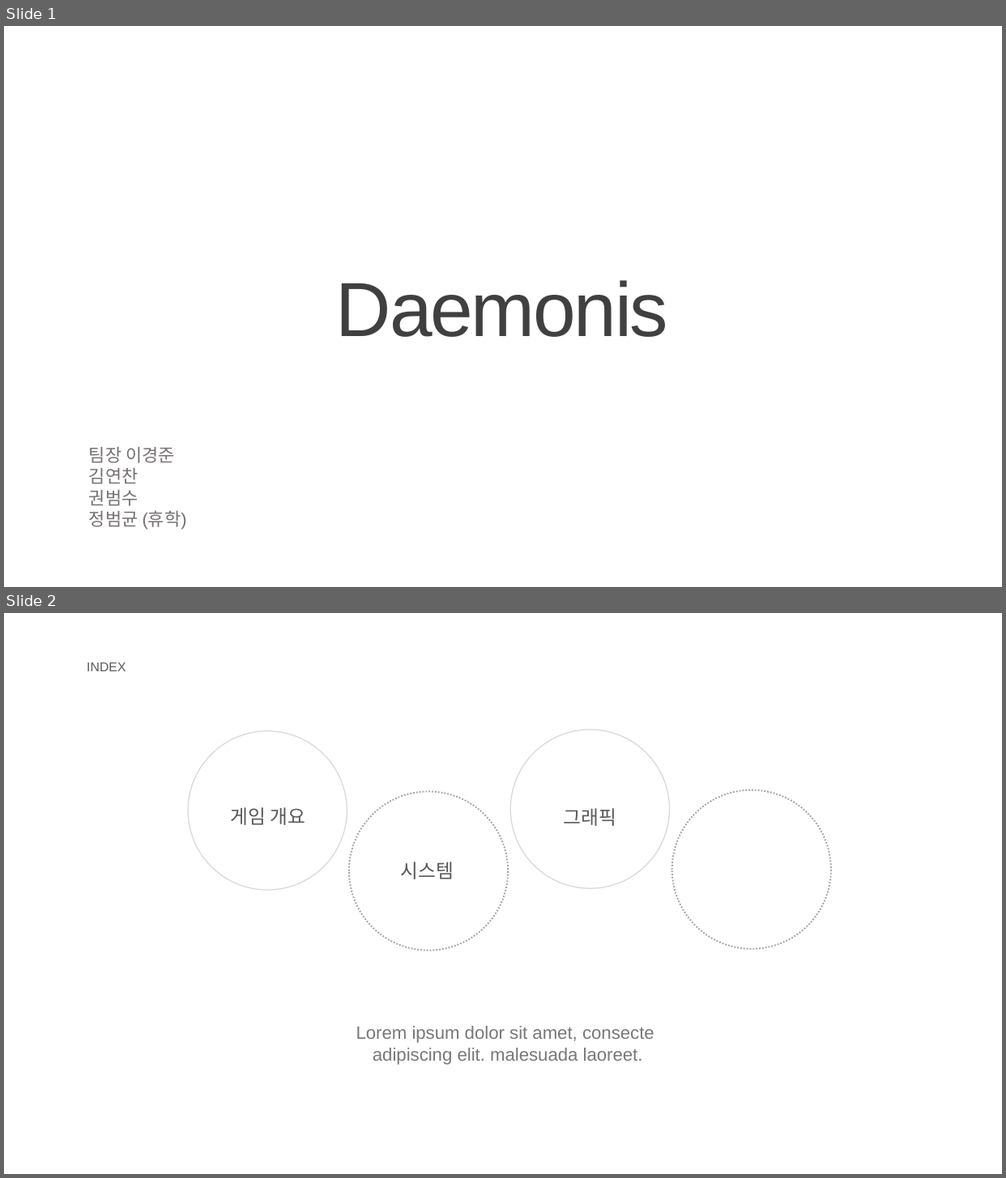
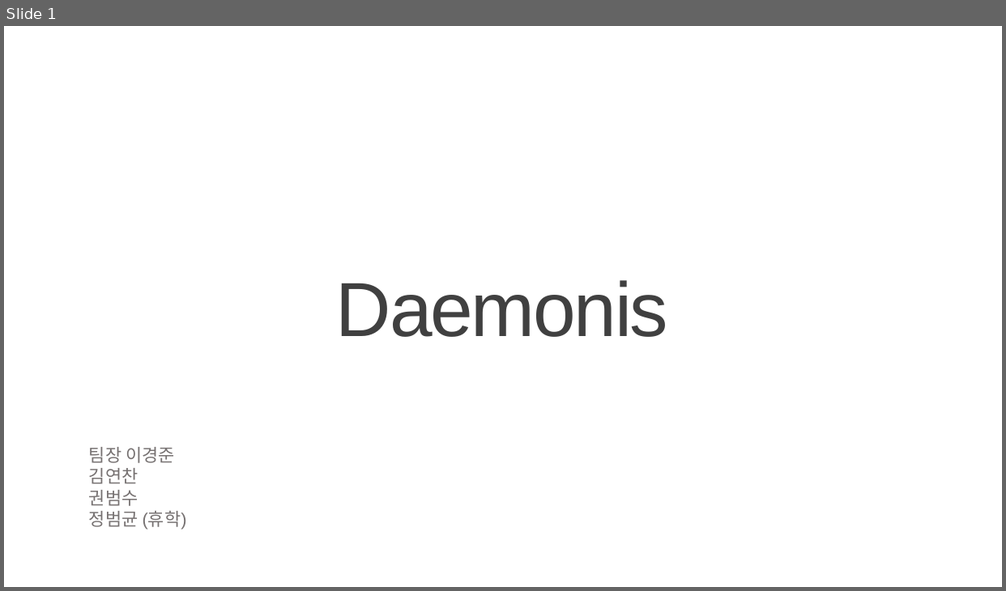
Before and after one commit to KJGoody/Daemonis, a slide deck: Deamonis(데모니스) 기획서/Daemonis PPT.pptx. Shown one above the other, each under a label of ours: slides 1 and 2 before the commit, slide 1 after it. The pictures are 1006x1178 and 1006x591 pixels, drawn with LibreOffice and Linux fonts; fonts in the diff are those of the drawing; background and template pictures are left out. Boxes give left, top, right and bottom in pixels: in the first picture for what was removed or moved away, otherwise in the second. Text is boxed around its words. In the diff, an @@ line names an element or a change of style, - is before the commit and + after.

```diff
--- a/Deamonis(데모니스) 기획서/Daemonis PPT.pptx
+++ b/Deamonis(데모니스) 기획서/Daemonis PPT.pptx
@@ slide 2 removed at (4,613,1002,1174), background picture (left out) @@
@@ text removed at (87,662,126,671) @@
-INDEX
@@ ellipse removed at (188,731,347,890) @@
@@ ellipse removed at (511,730,670,888) @@
@@ ellipse removed at (349,792,508,951) @@
@@ ellipse removed at (672,790,831,949) @@
@@ text removed at (231,807,306,825) @@
-게임 개요
@@ text removed at (564,808,616,826) @@
-그래픽
@@ text removed at (401,862,454,879) @@
-시스템
@@ text removed at (356,1026,654,1065) @@
-Lorem ipsum dolor sit amet, consecte
-adipiscing elit. malesuada laoreet.
```
Also in this commit, not shown: 2 slides changed, 13 slides added, 10 other slides removed, 1 other file.
